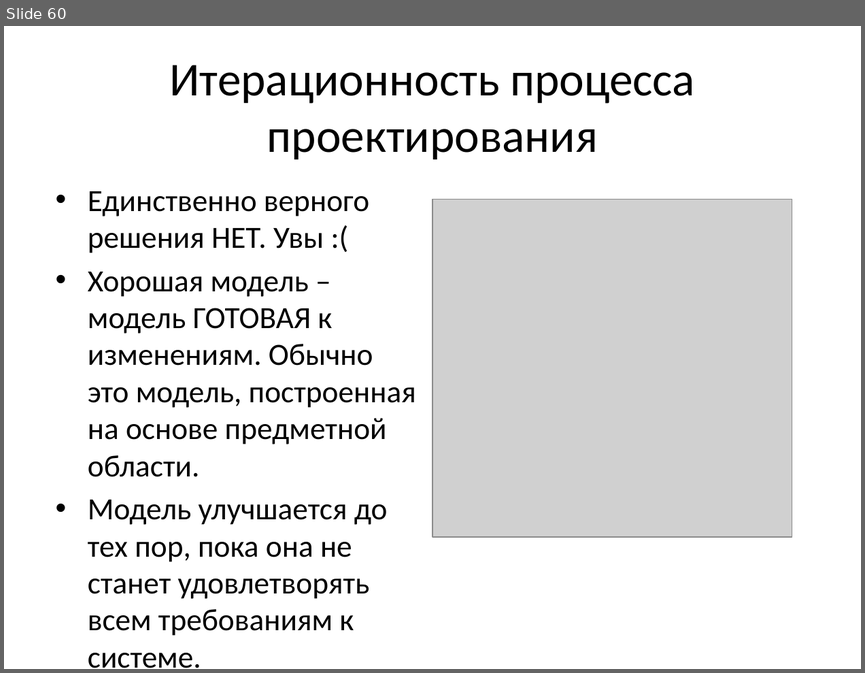
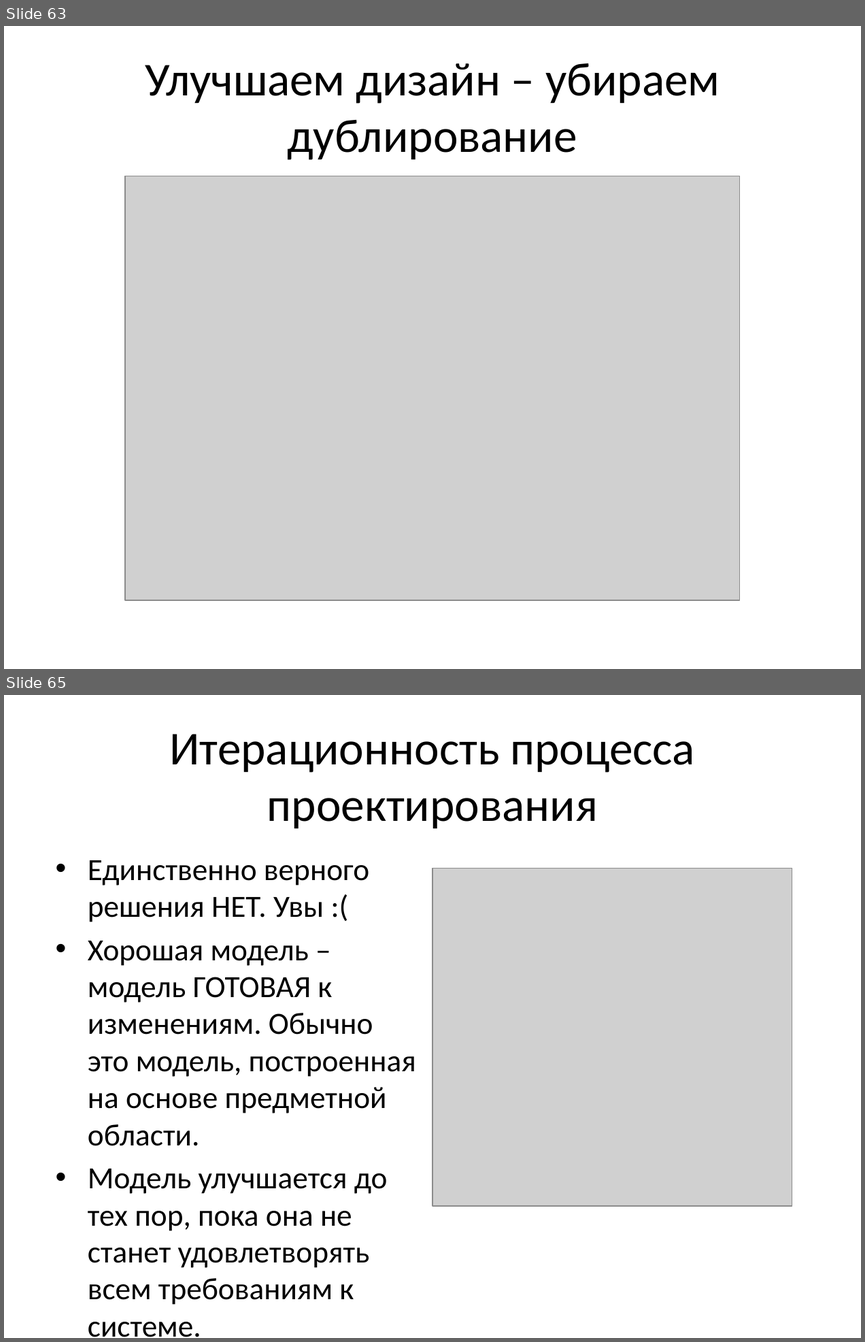
Before and after one commit to pelipas/OOP, a slide deck: Lecture_3_OOP.pptx. Shown one above the other, each under a label of ours: slide 60 before the commit, slides 63 and 65 after it; the slides between them are not shown. The pictures are 865x673 and 865x1342 pixels, drawn with LibreOffice and Linux fonts; fonts in the diff are those of the drawing; grey boxes stand for pictures. Boxes give left, top, right and bottom in pixels: in the first picture for what was removed or moved away, otherwise in the second. Text is boxed around its words. In the diff, an @@ line names an element or a change of style, - is before the commit and + after.

```diff
--- a/Lecture_3_OOP.pptx
+++ b/Lecture_3_OOP.pptx
@@ slide 63 added at (4, 26, 861, 669), background #FFFFFF @@
@@ title added at (145, 63, 719, 160), 39.6 pt, text #000000 @@
+Улучшаем дизайн – убираем дублирование
@@ picture added at (125, 176, 739, 600) @@
@@ what was slide 60 is now slide 65 @@
```
Also in this commit, not shown: 2 slides changed, 4 other slides added.
